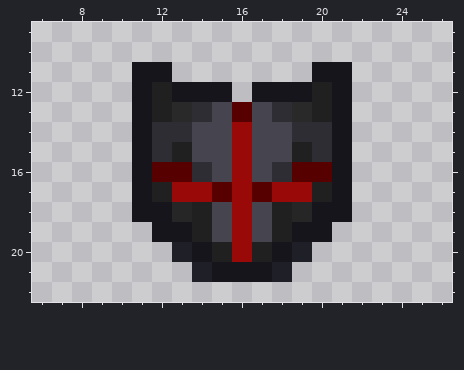
Pixel-art sprite: Resources/Textures/_Goobstation/Clothing/Head/Hardsuits/dreadnought.rsi/icon.png. The picture above is the old version.
The file is 32x32 pixels. Shown: x 6..26, y 9..22.
After:
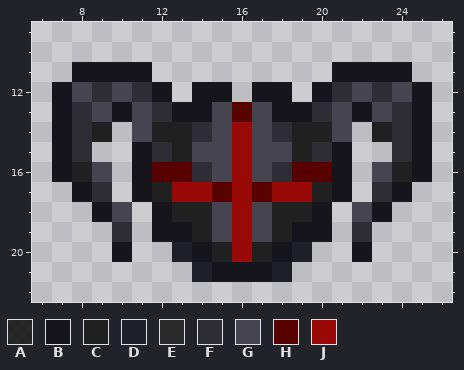
Palette (. is transparent): A #131313e5  B #15151b  C #202020  D #1f1f27  E #292929  F #2d2d33  G #45444f  H #570000  J #990908
Diff:
Changed rows in their new state; - is an unchanged pixel.
first column x 7:
11 -BBB-.-------.-BBB-
12 BGFGFB.-----.BFGFGB
13 BFGBGFBB---BBFGBGFB
14 BFC-GCCF---FCCG-CFB
15 BF---------------FB
16 BCG-------------GCB
17 -BF-------------FB-
18 --BG.-C-----C-.GB--
19 ---F-----------F---
20 ---B-----------B---
